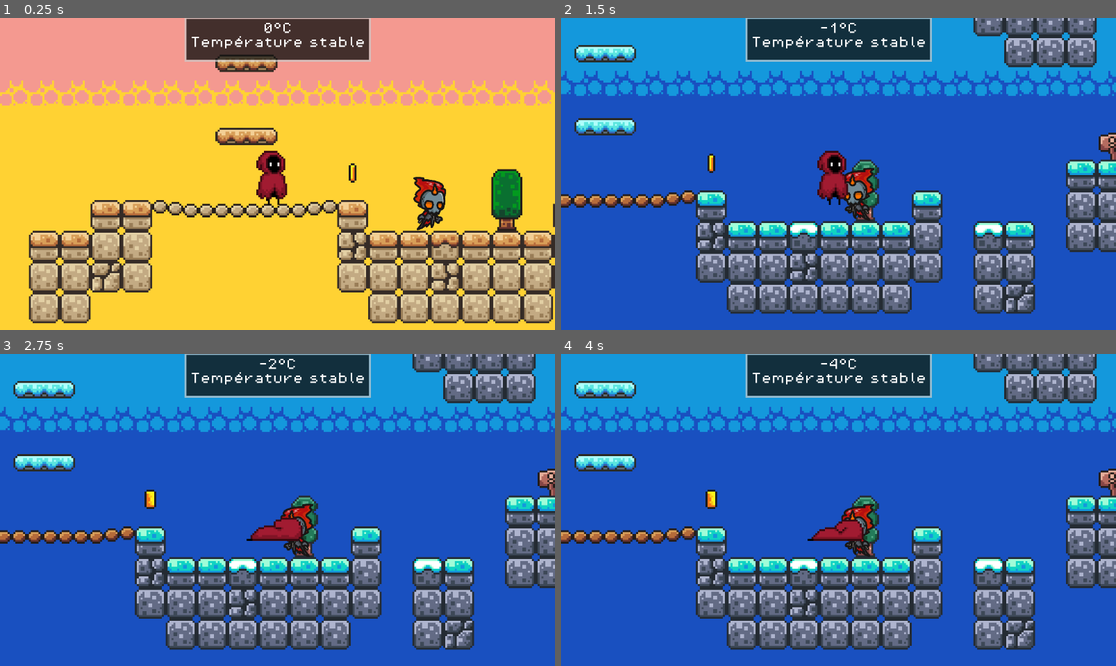
Above: before the commit, frames 1-4 (two rows, left to right).
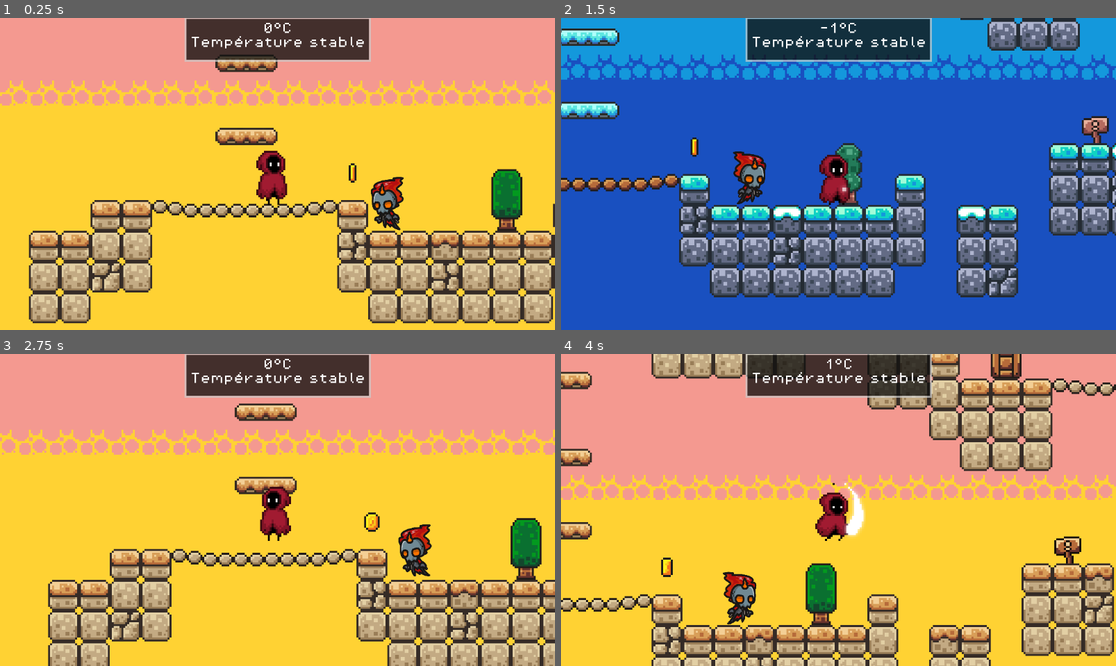
Above: after the commit, the same moments.

Repository: Alexandre74739/GameJam
Game: Godot game, scene res://scenes/game.tscn
Same seed, same stepped clock (60 frames per second), same inputs: the game is played once before the commit and once after it.
Inputs:
- Up to frame 1 (0.25 s): no input
- Up to frame 2 (1.5 s): hold Right (ui_right) from 0.53 s (still down); tap Space (attack) at 0.6, 1.35 s; tap Up (jump) at 0.77 s
- Up to frame 3 (2.75 s): tap Up (jump) at 1.52 s; release Right (ui_right) at 2.03 s; hold Left (ui_left) from 2.03 s (still down); tap Space (attack) at 2.1 s
- Up to frame 4 (4 s): release Left (ui_left) at 2.78 s; hold Right (ui_right) from 2.78 s (still down); tap Space (attack) at 2.85, 3.6 s; tap Up (jump) at 3.02, 3.77 s

The runs differ from the first frame. In frame 1, 1.5% of the frame differs, in the area x 66-81%, y 50-69%; in frame 2, 38%; in frame 3, 99%, in the area x 0-100%, y 0-100%; in frame 4, 99%.

Commit message:
ajout basiques moves

Diff:
--- a/project.godot
+++ b/project.godot
@@ -20,7 +20,7 @@
 
 [autoload]
 
-wave_manager="*uid://lok1x2e7pi3y"
+WaveManager="*uid://lok1x2e7pi3y"
 
 [input]
 
--- a/scenes/game.tscn
+++ b/scenes/game.tscn
@@ -457,7 +457,7 @@
 [node name="PlatformFroid13" parent="NavigationRegion2D/MapFroide/Platforms" unique_id=958223715 instance=ExtResource("5_iywne")]
 position = Vector2(-155, -236)
 
-[node name="Player" parent="." unique_id=1012968000 instance=ExtResource("2_yqjtg")]
+[node name="Player" parent="." unique_id=1012968000 groups=["Player"] instance=ExtResource("2_yqjtg")]
 z_index = 2
 position = Vector2(112, -151)
 
@@ -511,6 +511,23 @@
 [node name="PNJ" parent="." unique_id=1810933666 instance=ExtResource("11_kvpfn")]
 position = Vector2(183, -118)
 
+[node name="SpawnPoints" type="Node2D" parent="." unique_id=1622911230]
+
+[node name="Marker2D2" type="Marker2D" parent="SpawnPoints" unique_id=576952690]
+position = Vector2(233, -126)
+
+[node name="Marker2D" type="Marker2D" parent="SpawnPoints" unique_id=1489654075]
+position = Vector2(2, -124)
+
+[node name="Marker2D3" type="Marker2D" parent="SpawnPoints" unique_id=1765777429]
+position = Vector2(428, -40)
+
+[node name="Marker2D4" type="Marker2D" parent="SpawnPoints" unique_id=1766228807]
+position = Vector2(421, -251)
+
+[node name="Marker2D5" type="Marker2D" parent="SpawnPoints" unique_id=1105398215]
+position = Vector2(-7, -409)
+
 [connection signal="body_entered" from="Coin" to="Player" method="_on_coin_body_entered"]
 [connection signal="body_entered" from="Coin" to="Coin" method="_on_body_entered"]
 [connection signal="timeout" from="UI/TempTimer" to="." method="_on_temp_timer_timeout"]
--- a/scenes/pnj.tscn
+++ b/scenes/pnj.tscn
@@ -57,6 +57,8 @@
 [sub_resource type="CapsuleShape2D" id="CapsuleShape2D_g66xb"]
 height = 32.0
 
+[sub_resource type="NavigationPolygon" id="NavigationPolygon_g66xb"]
+
 [node name="PNJ" type="CharacterBody2D" unique_id=1810933666]
 z_index = 1
 script = ExtResource("1_g66xb")
@@ -88,4 +90,10 @@
 position = Vector2(-5, -5)
 target_position = Vector2(-10, 0)
 
+[node name="NavigationAgent2D" type="NavigationAgent2D" parent="." unique_id=680794123]
+
+[node name="NavigationRegion2D" type="NavigationRegion2D" parent="." unique_id=706382744]
+navigation_polygon = SubResource("NavigationPolygon_g66xb")
+
 [connection signal="body_entered" from="Killzone" to="." method="_on_area_2d_body_entered"]
+[connection signal="body_entered" from="Killzone" to="." method="_on_killzone_body_entered"]
--- a/scenes/wave_ui.tscn
+++ b/scenes/wave_ui.tscn
@@ -1,10 +1,44 @@
 [gd_scene format=3 uid="uid://cdn7fy2el0h70"]
 
-[ext_resource type="Script" uid="uid://dye2jrwfko7ds" path="res://scripts/wave_ui.gd" id="1_3be7j"]
 [ext_resource type="FontFile" uid="uid://kse5k46uoweq" path="res://assets/fonts/PixelOperator8.ttf" id="2_ke5q7"]
 
+[sub_resource type="GDScript" id="GDScript_80xi8"]
+script/source = "extends CanvasLayer
+
+# Correction des chemins selon ton arbre
+@onready var wave_label = $MarginContainer/VBoxContainer/WaveLabel
+@onready var enemies_label = $MarginContainer/VBoxContainer/EnemiesLabel
+
+var wave_manager
+
+func _ready():
+	# Attente d'une frame pour s'assurer que le Singleton est prêt
+	await get_tree().process_frame
+
+	wave_manager = get_node_or_null(\"/root/WaveManager\")
+
+	if wave_manager:
+		# On connecte le signal pour ne mettre à jour que quand c'est utile
+		wave_manager.wave_changed.connect(_on_wave_changed)
+		print(\"✅ WaveUI connectée\")
+		update_ui() # Premier affichage
+	else:
+		push_error(\"❌ WaveManager introuvable ! Vérifie tes Autoloads.\")
+
+# SUPPRESSION de func _process(_delta) : On utilise les signaux à la place.
+
+func _on_wave_changed(_wave_number):
+	update_ui()
+
+func update_ui():
+	# Sécurité pour éviter le crash \"null instance\"
+	if wave_manager and wave_label and enemies_label:
+		wave_label.text = \"VAGUE : \" + str(wave_manager.current_wave)
+		enemies_label.text = \"Ennemis : \" + str(wave_manager.enemies_alive)
+"
+
 [node name="WaveUI" type="CanvasLayer" unique_id=1403392430]
-script = ExtResource("1_3be7j")
+script = SubResource("GDScript_80xi8")
 
 [node name="MarginContainer" type="MarginContainer" parent="." unique_id=1143827860]
 offset_right = 40.0
--- a/scripts/player.gd
+++ b/scripts/player.gd
@@ -1,4 +1,5 @@
 extends CharacterBody2D
+class_name Player
 
 const SPEED = 120.0
 const JUMP_VELOCITY = -300.0
@@ -71,3 +72,8 @@
 		sfx_attaque.play()
 	await _animated_sprite.animation_finished
 	is_attacking = false
+
+func _on_attack_area_body_entered(body: Node2D) -> void:
+	# Si on touche un ennemi pendant l'attaque
+	if body is Ennemy:
+		body.die_pnj()
--- a/scripts/pnj.gd
+++ b/scripts/pnj.gd
@@ -1,42 +1,33 @@
 extends CharacterBody2D
+class_name Ennemy
 
-const SPEED = 60
-var direction = 1
-var gravity = ProjectSettings.get_setting("physics/2d/default_gravity")
+const SPEED = 80.0
+@onready var nav_agent = $NavigationAgent2D
+@onready var player = get_tree().get_first_node_in_group("Player")
 
-@onready var ray_cast_right = $RayCastRight
-@onready var ray_cast_left = $RayCastLeft
-@onready var animated_sprite = $AnimatedSprite2D
+func _on_killzone_body_entered(body: Node2D) -> void:
+	if body is Player: # Utilise la class_name que tu as créée
+		print("Le joueur est touché !")
+		body.die()
 
 func _physics_process(delta):
-	# 1. Gestion de la gravité
+	# 1. Gravité
 	if not is_on_floor():
-		velocity.y += gravity * delta
+		velocity.y += get_gravity().y * delta
 
-	# 2. Détection du vide (Mort du PNJ)
-	# Si la position Y dépasse une certaine limite (ex: 500), le PNJ meurt
-	if global_position.y > 500:
-		die_pnj()
+	# 2. IA de suivi
+	if player:
+		nav_agent.target_position = player.global_position
 
-	# 3. Détection des murs pour changer de direction
-	if ray_cast_right.is_colliding():
-		direction = -1
-		animated_sprite.flip_h = true
-	elif ray_cast_left.is_colliding():
-		direction = 1
-		animated_sprite.flip_h = false
+		if not nav_agent.is_navigation_finished():
+			var next_path_pos = nav_agent.get_next_path_position()
+			var direction = (next_path_pos - global_position).normalized()
+			velocity.x = direction.x * SPEED
+			$AnimatedSprite2D.flip_h = velocity.x < 0
 
-	# 4. Application du mouvement
-	velocity.x = direction * SPEED
 	move_and_slide()
 
-# Fonction pour la mort du PNJ
 func die_pnj():
-	print("mort pnj")
-	queue_free() # Supprime le PNJ du jeu
-
-# Détection du joueur via l'Area2D
-func _on_area_2d_body_entered(body: Node2D) -> void:
-	if body.name == "Player":
-		if body.has_method("die"):
-			body.die() # Déclenche la mort du joueur (avec l'attente de 3s)
+	if WaveManager: # Vérifie que l'Autoload existe
+		WaveManager.enemy_died()
+	queue_free()
--- a/scripts/wave_manager.gd
+++ b/scripts/wave_manager.gd
@@ -1,54 +1,33 @@
 extends Node
 
 signal wave_changed(wave_number)
-signal all_enemies_defeated
 
 var current_wave = 0
 var enemies_alive = 0
-var spawn_points = []
-
-# Chemin corrigé
-var enemy_scene = preload("res://scenes/pnj.tscn")
 
 func start_next_wave():
 	current_wave += 1
-	var enemies_to_spawn = current_wave + 1
+	enemies_alive = current_wave + 1  # Ta règle : Manche + 1
+	wave_changed.emit(current_wave)
+	spawn_wave()
 
-	emit_signal("wave_changed", current_wave)
-	print("=== VAGUE ", current_wave, " : ", enemies_to_spawn, " ennemis ===")
-
-	# Spawn des ennemis
-	for i in range(enemies_to_spawn):
+func spawn_wave():
+	for i in range(enemies_alive):
 		spawn_enemy()
 
-	enemies_alive = enemies_to_spawn
+func spawn_enemy():
+	var enemy_scene = load("res://scenes/pnj.tscn")
+	var enemy = enemy_scene.instantiate()
 
-func spawn_enemy():
-	if spawn_points.size() == 0:
-		push_error("Aucun point de spawn défini !")
-		return
+	# Il va chercher dans le groupe de points que tu viens de créer
+	var spawn_node = get_tree().current_scene.get_node("SpawnPoints")
+	var points = spawn_node.get_children()
+	var random_point = points.pick_random()
 
-	# Choisir un point de spawn aléatoire
-	var spawn_point = spawn_points[randi() % spawn_points.size()]
-
-	# Créer l'ennemi
-	var enemy = enemy_scene.instantiate()
-	enemy.global_position = spawn_point.global_position
-
-	# L'ajouter à la scène principale
+	enemy.global_position = random_point.global_position
 	get_tree().current_scene.add_child(enemy)
 
 func enemy_died():
 	enemies_alive -= 1
-	print("Ennemi mort ! Restants : ", enemies_alive)
-
 	if enemies_alive <= 0:
-		print("=== VAGUE TERMINÉE ===")
-		emit_signal("all_enemies_defeated")
-		# Attendre 2 secondes avant la prochaine vague
-		await get_tree().create_timer(2.0).timeout
 		start_next_wave()
-
-func set_spawn_points(points: Array):
-	spawn_points = points
-	print("Points de spawn configurés : ", spawn_points.size())
